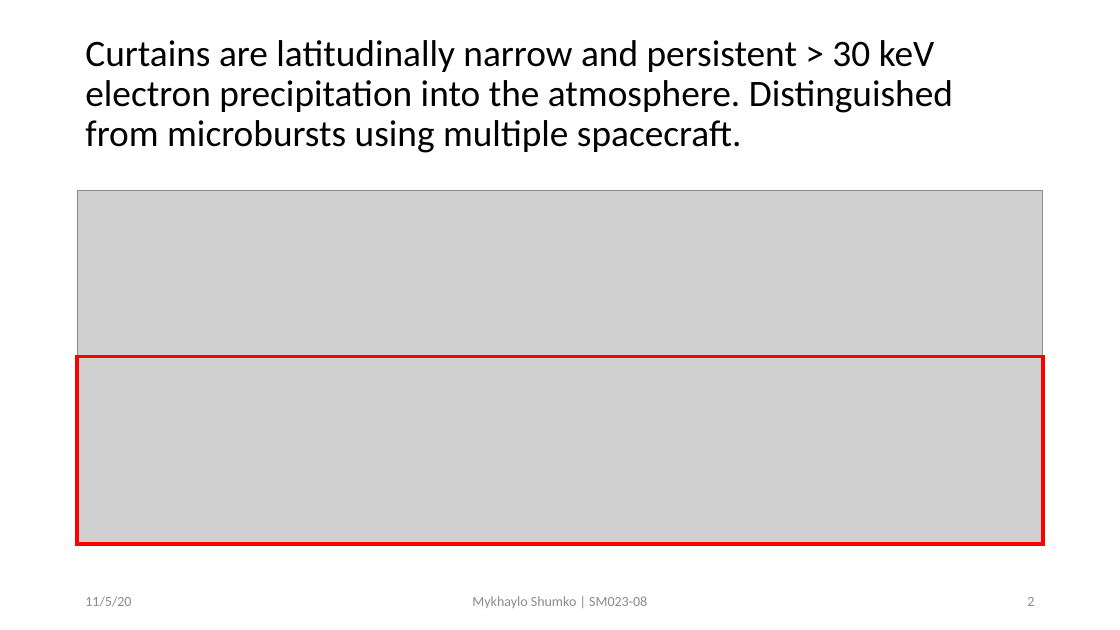
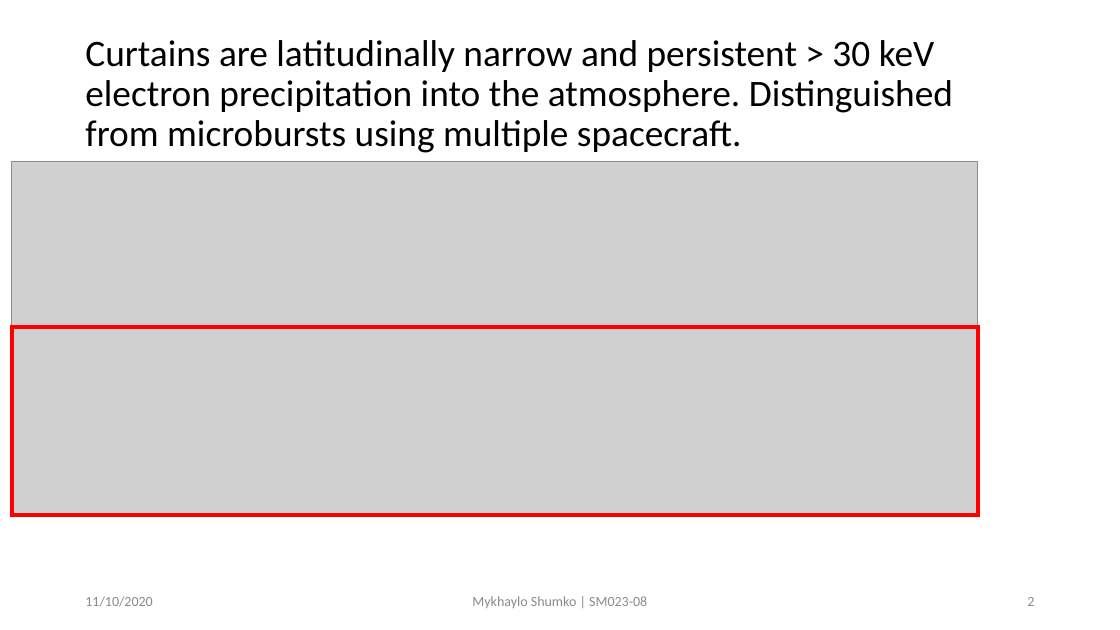
Before and after one commit to mshumko/ac6_curtains, a slide deck: slide 2 of reports/2020_shumko_agu_slides.pptx. Drawn at 1120x630 pixels with LibreOffice and Linux fonts; fonts in the diff are those of the drawing; grey boxes stand for pictures. Boxes give left, top, right and bottom in pixels: in the first picture for what was removed or moved away, otherwise in the second. Text is boxed around its words. In the diff, an @@ line names an element or a change of style, - is before the commit and + after.

Commit message:
Updated the slides: Moved the slide visuals to the

```diff
--- a/reports/2020_shumko_agu_slides.pptx
+++ b/reports/2020_shumko_agu_slides.pptx
@@ picture moved from (x1=77, y1=191, x2=1044, y2=544) to (x1=12, y1=161, x2=978, y2=515) @@
@@ rectangle moved from (x1=77, y1=356, x2=1044, y2=544) to (x1=12, y1=327, x2=978, y2=515) @@
@@ text at (x1=85, y1=596, x2=152, y2=607): text changed @@
-11/5/20
+11/10/2020
```
Also in this commit, not shown: 9 other slides changed.
